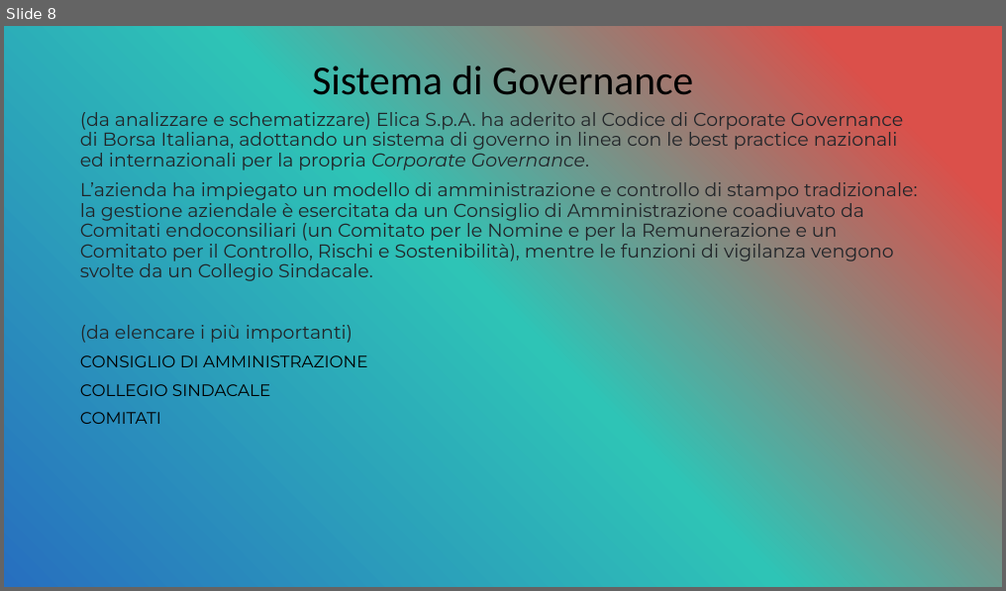
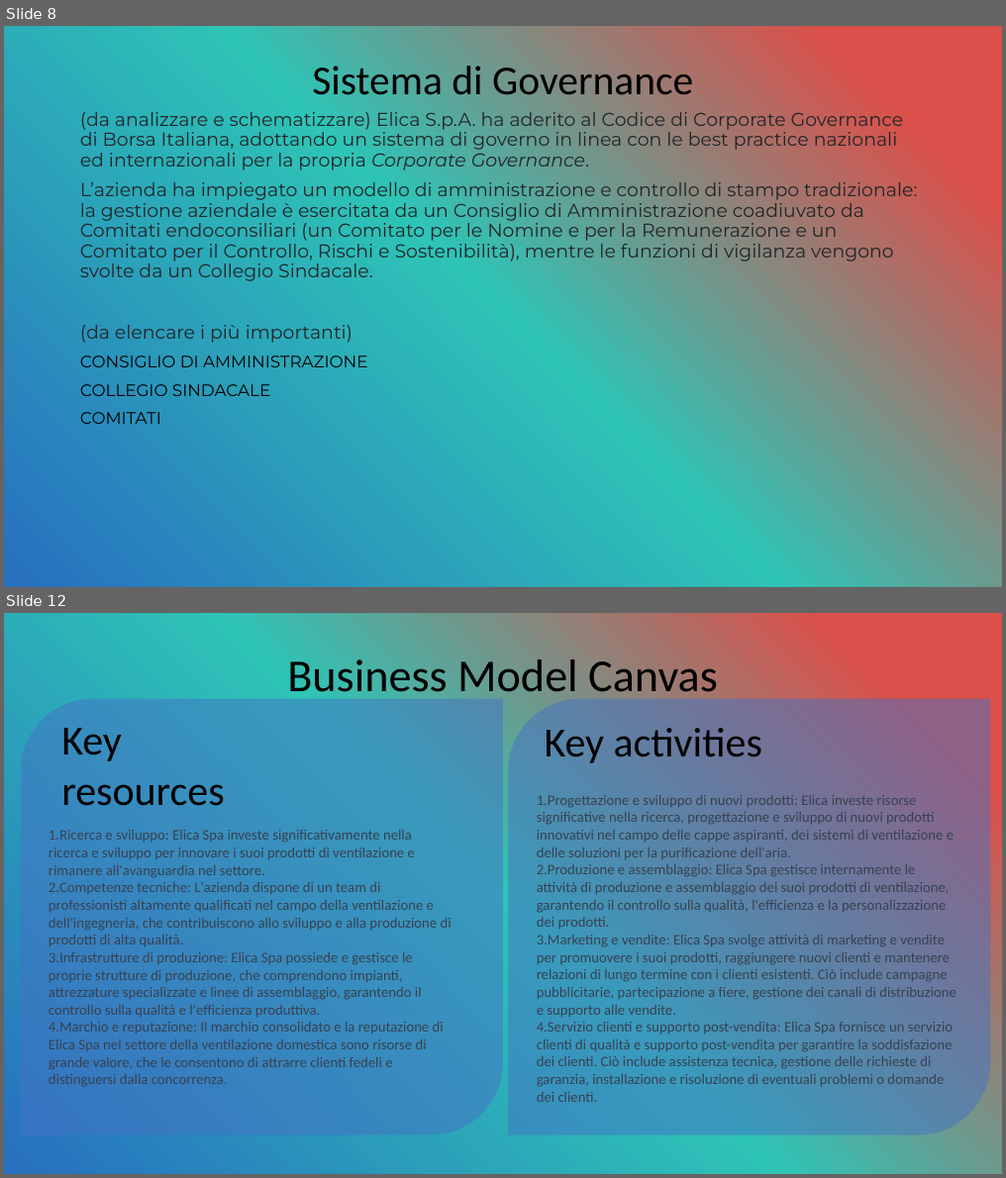
Before and after one commit to OMGitsDrake/PWEOA23-IDueMoschettieri, a slide deck: I Due Moschettieri.pptx. Shown one above the other, each under a label of ours: slide 8 before the commit, slides 8 and 12 after it; the slides between them are not shown. The pictures are 1006x591 and 1006x1178 pixels, drawn with LibreOffice and Linux fonts; fonts in the diff are those of the drawing. Boxes give left, top, right and bottom in pixels: in the first picture for what was removed or moved away, otherwise in the second. Text is boxed around its words. In the diff, an @@ line names an element or a change of style, - is before the commit and + after.

```diff
--- a/I Due Moschettieri.pptx
+++ b/I Due Moschettieri.pptx
@@ slide 12 added at box(4, 613, 1002, 1174), background gradient #DB504A to #2EC4B6 to #276FBF @@
@@ title added at box(287, 660, 718, 703), 44 pt, text #000000 @@
+Business Model Canvas
@@ round diag rect added at box(21, 699, 503, 1136), fill #4472C4 at 50% opacity @@
@@ round diag rect added at box(508, 699, 990, 1136), fill #4472C4 at 50% opacity @@
@@ text added at box(61, 728, 224, 806), 40 pt, text #000000 @@
+Key resources
@@ text added at box(545, 728, 762, 763), 40 pt, text #000000 @@
+Key activities
@@ text added at box(537, 795, 956, 1102), 14 pt, text #374151 @@
+1. Progettazione e sviluppo di nuovi prodotti: Elica investe risorse significative nella ricerca, progettazione e sviluppo di nuovi prodotti innovativi nel campo delle cappe aspiranti, dei sistemi di ventilazione e delle soluzioni per la purificazione dell'aria.
+2. Produzione e assemblaggio: Elica Spa gestisce internamente le attività di produzione e assemblaggio dei suoi prodotti di ventilazione, garantendo il controllo sulla qualità, l'efficienza e la personalizzazione dei prodotti.
+3. Marketing e vendite: Elica Spa svolge attività di marketing e vendite per promuovere i suoi prodotti, raggiungere nuovi clienti e mantenere relazioni di lungo termine con i clienti esistenti. Ciò include campagne pubblicitarie, partecipazione a fiere, gestione dei canali di distribuzione e supporto alle vendite.
+4. Servizio clienti e supporto post-vendita: Elica Spa fornisce un servizio clienti di qualità e supporto post-vendita per garantire la soddisfazione dei clienti. Ciò include assistenza tecnica, gestione delle richieste di garanzia, installazione e risoluzione di eventuali problemi o domande dei clienti.
@@ text added at box(49, 830, 451, 1087), 14 pt, text #374151 @@
+1. Ricerca e sviluppo: Elica Spa investe significativamente nella ricerca e sviluppo per innovare i suoi prodotti di ventilazione e rimanere all'avanguardia nel settore.
+2. Competenze tecniche: L'azienda dispone di un team di professionisti altamente qualificati nel campo della ventilazione e dell'ingegneria, che contribuiscono allo sviluppo e alla produzione di prodotti di alta qualità.
+3. Infrastrutture di produzione: Elica Spa possiede e gestisce le proprie strutture di produzione, che comprendono impianti, attrezzature specializzate e linee di assemblaggio, garantendo il controllo sulla qualità e l'efficienza produttiva.
+4. Marchio e reputazione: Il marchio consolidato e la reputazione di Elica Spa nel settore della ventilazione domestica sono risorse di grande valore, che le consentono di attrarre clienti fedeli e distinguersi dalla concorrenza.
```
Also in this commit, not shown: 1 slide changed, 5 other slides added.
